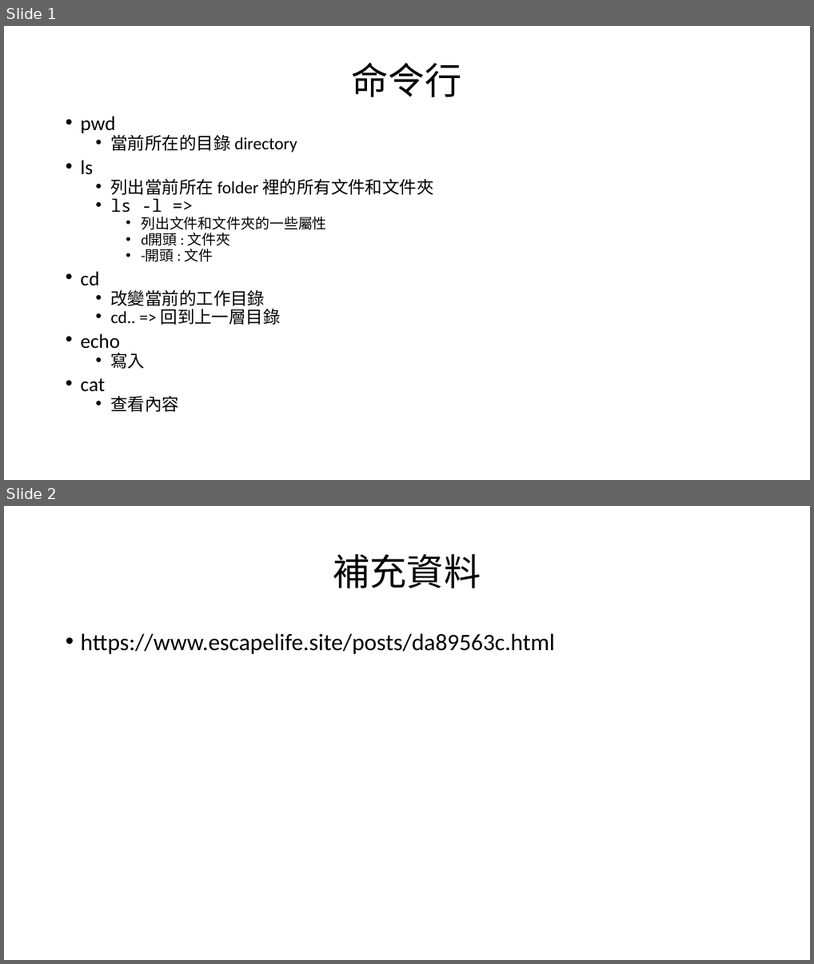
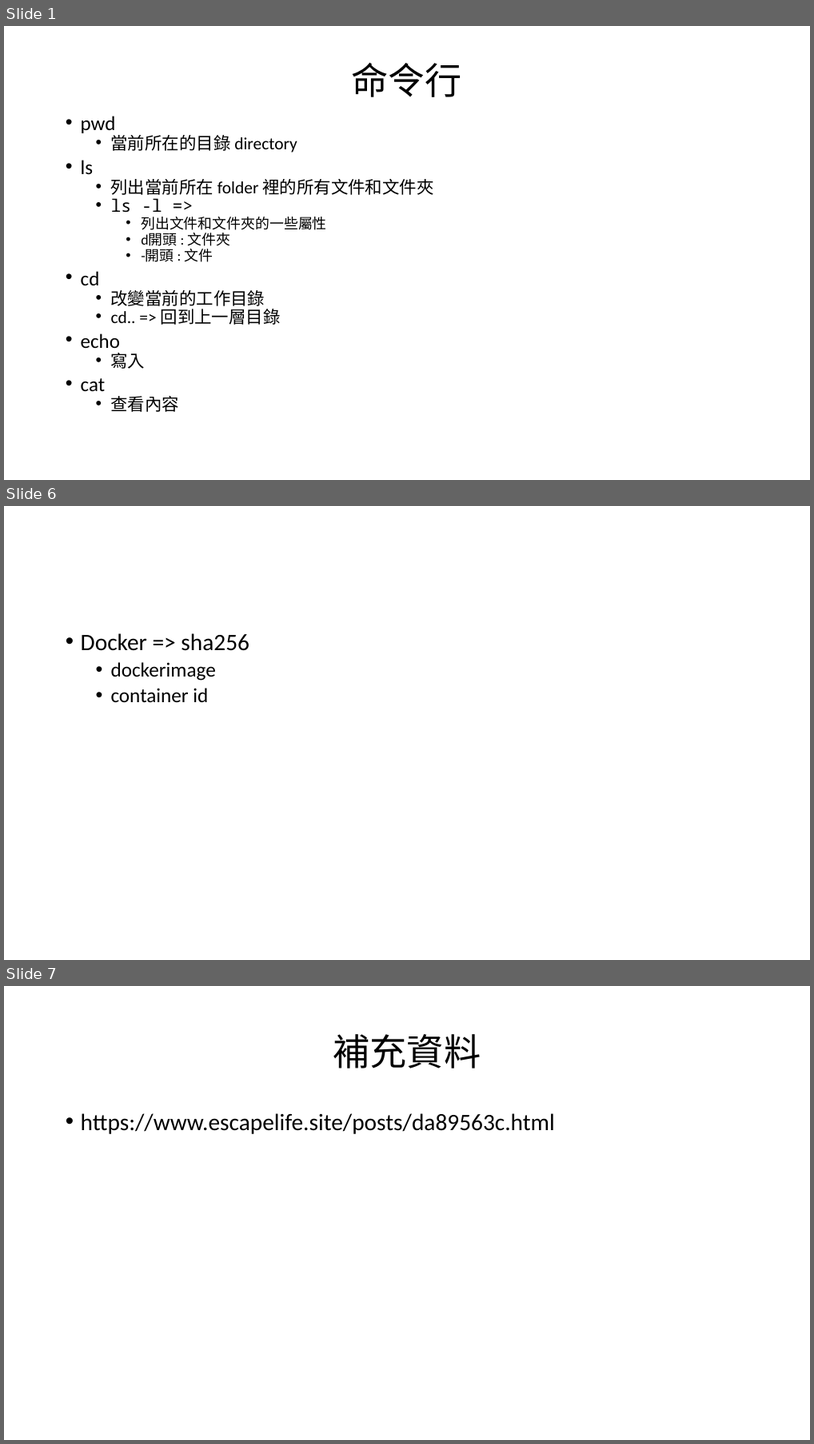
Before and after one commit to PaulHuang1/Git-CI-CD, a slide deck: Git_GitHub_GitLab 完全教程.pptx. Shown one above the other, each under a label of ours: slides 1 and 2 before the commit, slides 1, 6 and 7 after it; the slides between them are not shown. The pictures are 814x964 and 814x1444 pixels, drawn with LibreOffice and Linux fonts; fonts in the diff are those of the drawing. Boxes give left, top, right and bottom in pixels: in the first picture for what was removed or moved away, otherwise in the second. Text is boxed around its words. In the diff, an @@ line names an element or a change of style, - is before the commit and + after.

```diff
--- a/Git_GitHub_GitLab 完全教程.pptx
+++ b/Git_GitHub_GitLab 完全教程.pptx
@@ slide 6 added at <box>4,506,810,960</box>, background #FFFFFF @@
@@ text added at <box>81,633,250,702</box>, 24 pt, text #000000 @@
+• Docker => sha256
+  • dockerimage
+  • container id
@@ what was slide 2 is now slide 7 @@
```
Also in this commit, not shown: 4 other slides added.
